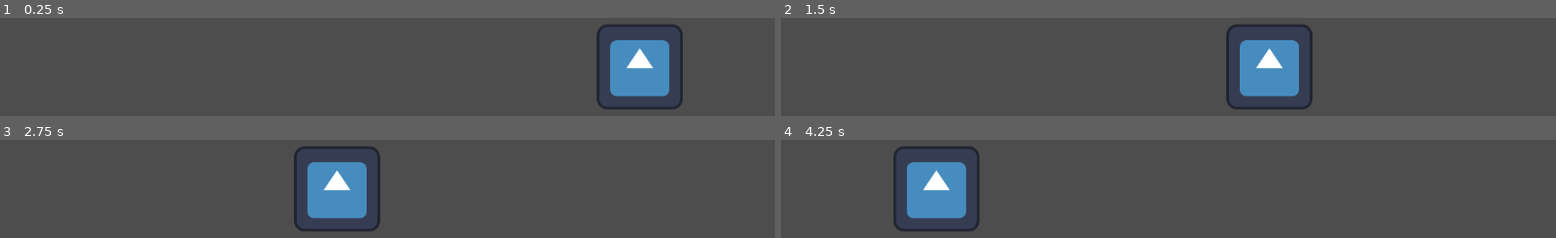
Above: before the commit, frames 1-4 (two rows, left to right).
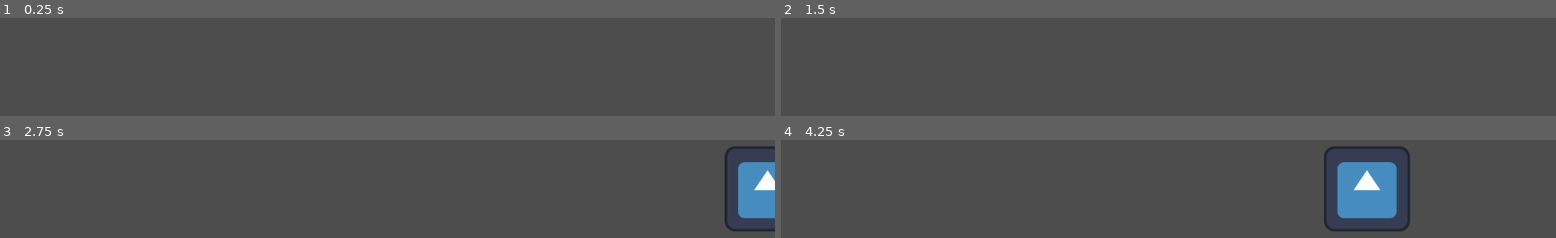
Above: after the commit, the same moments.

Repository: sandwichhlord/WorkingTitleGodotGame
Game: Godot game, scene res://entities/minibosses/moth_mb.tscn
Same seed, same stepped clock (60 frames per second), same inputs: the game is played once before the commit and once after it. The engine's default icon, where the game draws it, is replaced by a stand-in: a white triangle on a blue panel in a dark square.
Inputs:
- Up to frame 1 (0.25 s): no input
- Up to frame 2 (1.5 s): no input
- Up to frame 3 (2.75 s): no input
- Up to frame 4 (4.25 s): no input

The runs differ from the first frame. In frame 1, 5.6% of the frame differs, in the area x 76-89%, y 6-94%; in frame 2, 5.6%; in frame 3, 9.0%; in frame 4, 11%, in the area x 14-82%, y 6-94%.

Commit message:
updated miniboss with positions and light switch

Diff:
--- a/entities/minibosses/miniboss.gd
+++ b/entities/minibosses/miniboss.gd
@@ -3,6 +3,15 @@
 
 @export var current_stage:int = 1
 @export var is_invulnerable:bool = false
+
+# locations on this board for boss
+@export var top : Vector2 = Vector2(640,150)
+@export var left : Vector2 = Vector2(340,450)
+@export var right : Vector2 = Vector2(940,450)
+@export var speed : float = 200.0
+
+@export var target: Vector2 = Vector2.ZERO
+@export var is_light_on : bool = true
 
 @onready var health_component = $HealthComponent
 @onready var fsm_node = $fsm
@@ -12,6 +21,8 @@
 		health_component.health_changed.connect(_on_health_changed)  #changes states
 		health_component.health_changed.connect(_on_boss_died)
 
+	global_position = top
+	target = top
 
 func _on_health_changed(current_health, max_health) -> void:
 	if is_invulnerable:
@@ -24,5 +35,14 @@
 		fsm_node.change_state("Handler")
 
 
-func _on_boss_died() -> void:
-	queue_free()
+func _on_boss_died(current_health, max_health) -> void:
+	if current_health <= 0:
+		queue_free()
+
+
+func lighting(light_is_on : bool) -> void:
+	is_light_on = light_is_on
+
+	if not is_light_on:
+		target = top
+		fsm_node.change_state("move")
